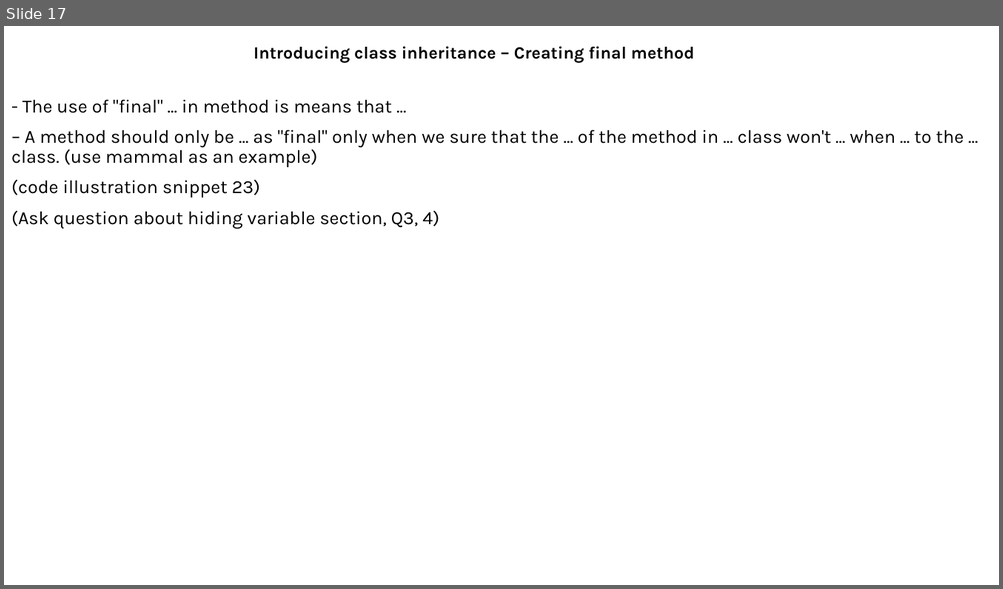
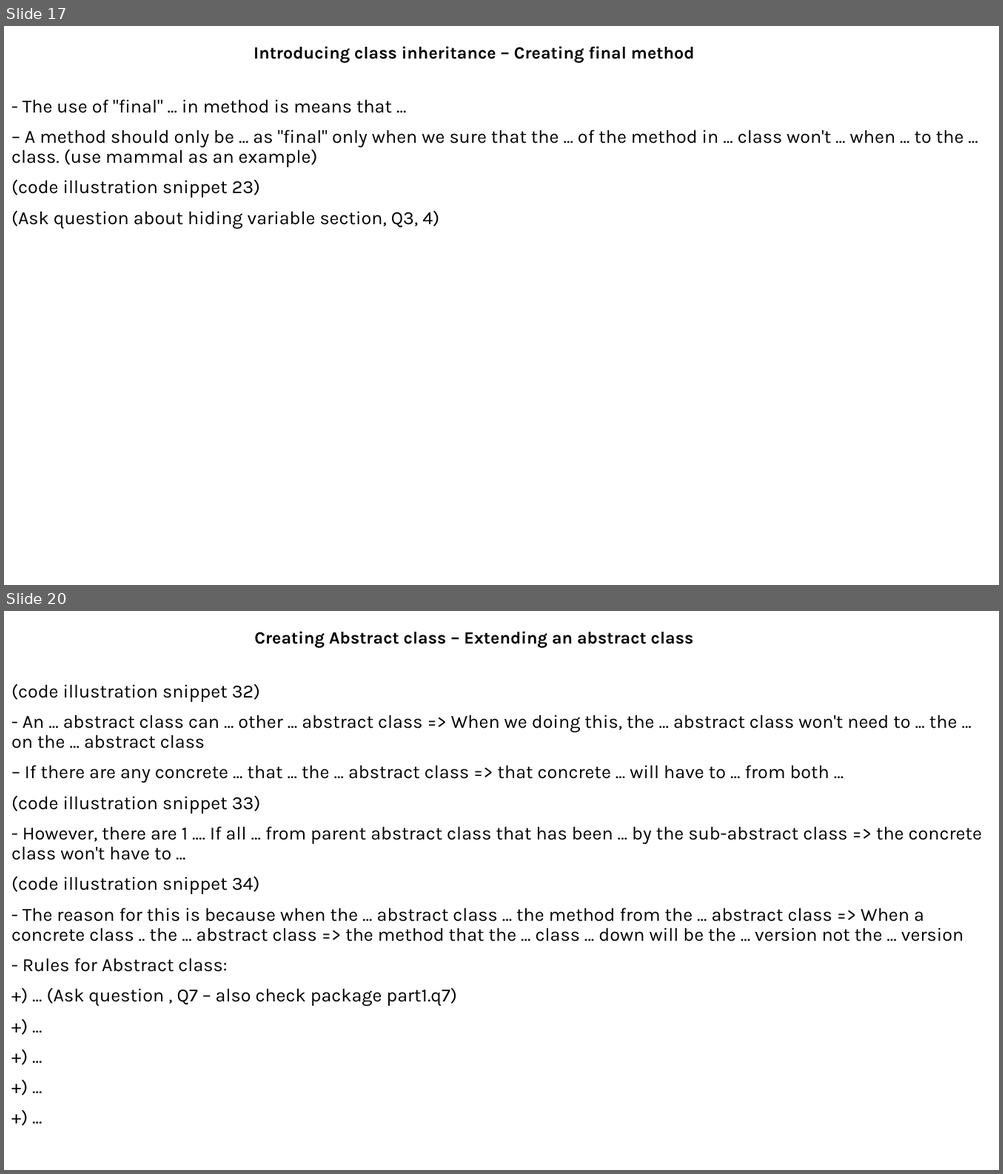
Before and after one commit to MaiDinhVinh/CS-Java, a slide deck: self-study resources/J8SE1/Chapter 5 - Class Design.pptx. Shown one above the other, each under a label of ours: slide 17 before the commit, slides 17 and 20 after it; the slides between them are not shown. The pictures are 1003x589 and 1003x1174 pixels, drawn with LibreOffice and Linux fonts; fonts in the diff are those of the drawing. Boxes give left, top, right and bottom in pixels: in the first picture for what was removed or moved away, otherwise in the second. Text is boxed around its words. In the diff, an @@ line names an element or a change of style, - is before the commit and + after.

```diff
--- a/self-study resources/J8SE1/Chapter 5 - Class Design.pptx
+++ b/self-study resources/J8SE1/Chapter 5 - Class Design.pptx
@@ slide 20 added at [4, 611, 999, 1170], background #FFFFFF @@
@@ subtitle added at [254, 631, 694, 648], 16.6 pt, text #000000, bold @@
+Creating Abstract class – Extending an abstract class
@@ text added at [11, 684, 982, 1006], 18 pt, text #000000 @@
+(code illustration snippet 32)
+- An ... abstract class can ... other ... abstract class => When we doing this, the ... abstract class won't need to ... the ... on the ... abstract class
+– If there are any concrete ... that ... the ... abstract class => that concrete ... will have to ... from both ...
+(code illustration snippet 33)
+- However, there are 1 .... If all ... from parent abstract class that has been ... by the sub-abstract class => the concrete class won't have to ...
+(code illustration snippet 34)
+- The reason for this is because when the ... abstract class ... the method from the ... abstract class => When a concrete class .. the ... abstract class => the method that the ... class ... down will be the ... version not the ... version
+- Rules for Abstract class:
++) ... (Ask question , Q7 – also check package part1.q7)
++) ...
++) ...
++) ...
++) ...
```
Also in this commit, not shown: 1 slide changed, 3 other slides added.
